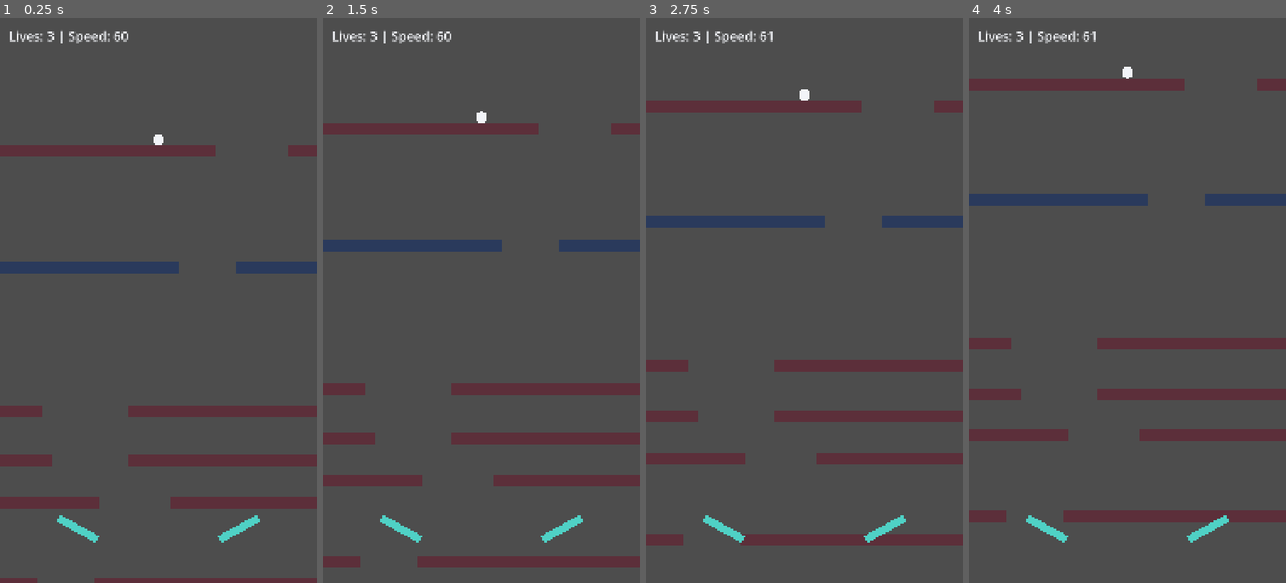
Above: before the commit, frames 1-4 (left to right).
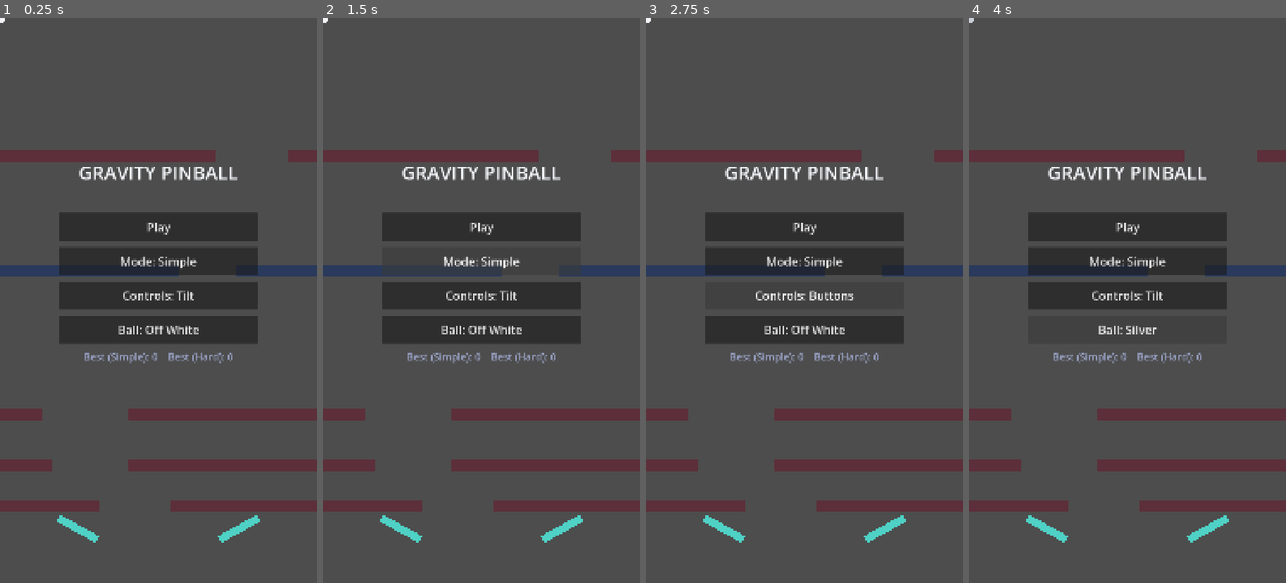
Above: after the commit, the same moments.

Repository: raeyyanhabib/GravityPinball
Game: Godot game, scene res://main.tscn
The game is run twice, just before and just after one commit, with the same random seed, the same clock (stepped at 60 frames per second) and the same inputs.
Inputs (mouse positions are in pixels of both pictures, inside the frame that each line leads up to):
- Up to frame 1 (0.25 s): no input
- Up to frame 2 (1.5 s): click (481, 260) at 0.5 s, where only the run after the commit has a clickable "Mode: Simple"; click (481, 260) at 1.25 s, where only the run after the commit has a clickable "Mode: Hard"
- Up to frame 3 (2.75 s): click (804, 294) at 2 s, where only the run after the commit has a clickable "Controls: Tilt"
- Up to frame 4 (4 s): click (1127, 294) at 2.75 s, where only the run after the commit has a clickable "Controls: Buttons"; click (1127, 328) at 3.5 s, where only the run after the commit has a clickable "Ball: Off White"

The runs differ from the first frame. In frame 1, 19% of the frame differs, in the area x 0-100%, y 0-100%; in frame 2, 28%, in the area x 0-100%, y 0-98%; in frame 3, 23%; in frame 4, 27%.

Commit message:
M5: added the menu

Diff:
--- a/ball.gd
+++ b/ball.gd
@@ -1,17 +1,26 @@
 class_name Ball
 extends RigidBody2D
 
-const RADIUS := 20.0            # ball size in pixels
-const MAX_SPEED := 900.0        # speed cap so fast bounces stay controllable
-const TILT_FORCE := 600.0       # how hard tilt pushes the ball sideways
+const RADIUS := 20.0
+const MAX_SPEED := 900.0
+const TILT_FORCE := 600.0
 
-var tilt := 0.0                 # -1 (full left) to 1 (full right), set by main.gd
-var attached := false           # true while the ball is pinned to a bar
+# Ball colors. Black gets a light outline so it stays visible on navy.
+const COLORS := {
+	"off_white": Color("#f2f4f8"),
+	"silver": Color("#c9ced8"),
+	"black": Color("#0b0b0f"),
+	"white": Color("#ffffff"),
+}
+
+var tilt := 0.0
+var attached := false           # true while pinned to a bar
+var style := "off_white"        # set from the menu
 
 func _ready() -> void:
-	gravity_scale = 0.3         # baseline fallback gravity scale
-	lock_rotation = true        # ball doesn't spin
-	contact_monitor = true      # lets the ball report what it touches
+	gravity_scale = 0.3
+	lock_rotation = true
+	contact_monitor = true
 	max_contacts_reported = 8
 	var shape := CircleShape2D.new()
 	shape.radius = RADIUS
@@ -25,20 +34,30 @@
 
 func _physics_process(_delta: float) -> void:
 	if attached:
-		return
+		return                  # main.gd moves the ball while pinned
 	apply_central_force(Vector2(tilt * TILT_FORCE, 0.0))
 	if linear_velocity.length() > MAX_SPEED:
 		linear_velocity = linear_velocity.limit_length(MAX_SPEED)
 
+# Freeze the ball so a bar can carry it
 func attach() -> void:
 	attached = true
 	freeze = true
 	freeze_mode = RigidBody2D.FREEZE_MODE_KINEMATIC
 
+# Unfreeze and give the ball a starting velocity
 func release(kick: Vector2) -> void:
 	attached = false
 	freeze = false
 	linear_velocity = kick
 
+# Change the ball color from the menu
+func set_style(new_style: String) -> void:
+	style = new_style
+	queue_redraw()
+
 func _draw() -> void:
-	draw_circle(Vector2.ZERO, RADIUS, Color("#f2f4f8"))
+	var c: Color = COLORS.get(style, COLORS["off_white"])
+	draw_circle(Vector2.ZERO, RADIUS, c)
+	if style == "black":
+		draw_arc(Vector2.ZERO, RADIUS - 1.0, 0.0, TAU, 32, COLORS["silver"], 2.0)
--- a/main.gd
+++ b/main.gd
@@ -10,8 +10,6 @@
 const FLIPPER_Y := 1700.0
 const BALL_START := Vector2(540, 400)
 const DEFAULT_GRAVITY := 0.3
-
-# Bar colors per gravity zone: teal = floaty, slate = normal, red = heavy
 const ZONE_COLORS := {0.15: "#2f5d62", 0.3: "#2a3a5c", 0.5: "#5c2f3a"}
 
 # ---- Speed tuning ----
@@ -23,6 +21,9 @@
 const TILT_DEAD := 0.6
 const TILT_FULL := 4.0
 const TILT_SMOOTH := 0.15
+# On-screen steer buttons, used in Buttons mode
+const STEER_LEFT_RECT := Rect2(0, 1440, 300, 200)
+const STEER_RIGHT_RECT := Rect2(780, 1440, 300, 200)
 
 # ---- Collision layers ----
 const LAYER_WORLD := 1
@@ -40,12 +41,16 @@
 const GRACE_TIME := 1.2
 const LIFE_COOLDOWN := 1.0
 
+const BALL_STYLES := ["off_white", "silver", "black", "white"]
+
+# ---- Saved settings (loaded in _ready) ----
+var settings: Dictionary = {}
+
 # ---- Game state ----
-var hard_mode := false
+var state := "menu"             # "menu", "play", or "paused"
 var lives := 3
-var game_over := false
 var time_played := 0.0
-var obstacles_passed := 0
+var obstacles_passed := 0       # also the score
 var current_scroll_speed := BASE_SPEED
 
 # ---- Runtime ----
@@ -54,7 +59,7 @@
 var left_flipper: Flipper
 var right_flipper: Flipper
 var tilt_smoothed := 0.0
-var touches := {}
+var touches := {}               # finger index -> position (-1 = mouse)
 var left_down := false
 var right_down := false
 var wedge_timer := 0.0
@@ -62,9 +67,18 @@
 var break_timer := 0.0
 var life_cooldown := 0.0
 var hud: Label
+var menu_layer: CanvasLayer
+var title_label: Label
+var status_label: Label
+var best_label: Label
+var play_btn: Button
+var mode_btn: Button
+var controls_btn: Button
+var ball_btn: Button
 
 func _ready() -> void:
 	randomize()
+	settings = SettingsStore.load_settings()
 	_make_walls()
 
 	# Fill the screen, starting one chunk above the top
@@ -74,6 +88,8 @@
 	ball = Ball.new()
 	ball.collision_mask = LAYER_WORLD | LAYER_BARS
 	add_child(ball)
+	ball.set_style(settings.ball)
+	ball.attach()               # frozen while the menu is open
 
 	left_flipper = Flipper.new()
 	left_flipper.is_left = true
@@ -91,15 +107,17 @@
 	hud.add_theme_color_override("font_color", Color("#f2f4f8"))
 	add_child(hud)
 
-	_restart()
-
-# Touch, click, and key input
+	_build_menu()
+	_show_menu("")
+
+# Touch, click, key, and pause input
 func _input(event: InputEvent) -> void:
-	# After game over, R or a tap restarts
-	if game_over and event.is_pressed():
-		if (event is InputEventKey and event.keycode == KEY_R) \
-				or event is InputEventScreenTouch or event is InputEventMouseButton:
-			_restart()
+	# P pauses and resumes during play
+	if event is InputEventKey and event.pressed and not event.echo and event.keycode == KEY_P:
+		if state == "play":
+			state = "paused"
+		elif state == "paused":
+			state = "play"
 		return
 
 	# Track each finger, and the mouse as index -1
@@ -118,9 +136,9 @@
 	elif event is InputEventMouseMotion and touches.has(-1):
 		touches[-1] = event.position
 
-# Main loop, runs 60 times per second
+# Main loop, 60 times per second
 func _physics_process(delta: float) -> void:
-	if game_over:
+	if state != "play":
 		_update_hud()
 		return
 
@@ -142,33 +160,61 @@
 		if ball.position.y <= Ball.RADIUS:
 			_lose_life()
 
+	queue_redraw()              # redraws the steer buttons
 	_update_hud()
 
-# Phone tilt, or A and D on the laptop
+func _draw() -> void:
+	# Faint steer buttons, only in Buttons mode during play
+	if state != "play" or settings.controls != "buttons":
+		return
+	draw_rect(STEER_LEFT_RECT, Color(1, 1, 1, 0.08))
+	draw_rect(STEER_RIGHT_RECT, Color(1, 1, 1, 0.08))
+
+# Steering: phone tilt, or on-screen buttons. A and D work on the laptop.
 func _read_tilt() -> void:
-	var raw := Input.get_gravity().x
-	if abs(raw) < TILT_DEAD:
-		raw = 0.0
 	var key := 0.0
 	if Input.is_physical_key_pressed(KEY_A):
 		key -= 1.0
 	if Input.is_physical_key_pressed(KEY_D):
 		key += 1.0
-	var target_tilt := clampf(raw / TILT_FULL + key, -1.0, 1.0)
-	tilt_smoothed = lerpf(tilt_smoothed, target_tilt, TILT_SMOOTH)
+
+	var source := 0.0
+	if settings.controls == "buttons":
+		var right_held := 1.0 if _held_in(STEER_RIGHT_RECT) else 0.0
+		var left_held := 1.0 if _held_in(STEER_LEFT_RECT) else 0.0
+		source = right_held - left_held
+	else:
+		var raw := Input.get_gravity().x
+		if abs(raw) < TILT_DEAD:
+			raw = 0.0
+		source = raw / TILT_FULL
+
+	var target := clampf(source + key, -1.0, 1.0)
+	tilt_smoothed = lerpf(tilt_smoothed, target, TILT_SMOOTH)
 	ball.tilt = tilt_smoothed
 
-# Z and / on the laptop, screen halves on touch
+# Flippers: Z and / on the laptop, screen halves on touch.
+# In Buttons mode, touches on the steer buttons don't flip.
 func _read_flippers() -> void:
 	left_down = Input.is_physical_key_pressed(KEY_Z)
 	right_down = Input.is_physical_key_pressed(KEY_SLASH)
 	for pos in touches.values():
+		if settings.controls == "buttons":
+			if STEER_LEFT_RECT.has_point(pos) or STEER_RIGHT_RECT.has_point(pos):
+				continue
 		if pos.x < W / 2.0:
 			left_down = true
 		else:
 			right_down = true
 	left_flipper.pressed = left_down
 	right_flipper.pressed = right_down
+
+# True if any finger or the mouse is inside the rect
+func _held_in(rect: Rect2) -> bool:
+	for pos in touches.values():
+		if rect.has_point(pos):
+			return true
+	return false
 
 # Decide whether the ball is stuck against a bar
 func _check_wedge(delta: float) -> void:
@@ -214,21 +260,110 @@
 	grace_timer = GRACE_TIME
 	break_timer = 0.0
 
-# Lose a life, then respawn or end the game
+# Lose a life, then respawn, or end the run on the last one
 func _lose_life() -> void:
 	if not PinballLogic.can_lose_life(life_cooldown):
 		return
 	life_cooldown = LIFE_COOLDOWN
 	lives -= 1
 	if lives <= 0:
-		game_over = true
-		ball.release(Vector2.ZERO)
+		_end_run()
 		return
 	_respawn_ball()
 
+# Save the best score for this mode and return to the menu
+func _end_run() -> void:
+	var mode: String = settings.mode
+	if obstacles_passed > int(settings.best[mode]):
+		settings.best[mode] = obstacles_passed
+	SettingsStore.save_settings(settings)
+	ball.attach()               # freeze the ball behind the menu
+	_show_menu("GAME OVER\nScore: %d" % obstacles_passed)
+
+# Show the menu, with an optional message at the top
+func _show_menu(message: String) -> void:
+	state = "menu"
+	menu_layer.visible = true
+	status_label.text = message
+	_refresh_menu()
+
+func _on_play() -> void:
+	menu_layer.visible = false
+	state = "play"
+	_restart()
+
+func _on_mode() -> void:
+	settings.mode = "hard" if settings.mode == "simple" else "simple"
+	_save_and_refresh()
+
+func _on_controls() -> void:
+	settings.controls = "buttons" if settings.controls == "tilt" else "tilt"
+	_save_and_refresh()
+
+func _on_ball() -> void:
+	var i := BALL_STYLES.find(settings.ball)
+	settings.ball = BALL_STYLES[(i + 1) % BALL_STYLES.size()]
+	ball.set_style(settings.ball)
+	_save_and_refresh()
+
+func _save_and_refresh() -> void:
+	SettingsStore.save_settings(settings)
+	_refresh_menu()
+
+func _refresh_menu() -> void:
+	mode_btn.text = "Mode: %s" % String(settings.mode).capitalize()
+	controls_btn.text = "Controls: %s" % ("Tilt" if settings.controls == "tilt" else "Buttons")
+	ball_btn.text = "Ball: %s" % String(settings.ball).replace("_", " ").capitalize()
+	best_label.text = "Best (Simple): %d    Best (Hard): %d" % [
+		int(settings.best.simple), int(settings.best.hard)]
+
+# Build the menu UI once, then show or hide it
+func _build_menu() -> void:
+	menu_layer = CanvasLayer.new()
+	add_child(menu_layer)
+
+	var box := VBoxContainer.new()
+	box.position = Vector2(200, 480)
+	box.custom_minimum_size = Vector2(680, 0)
+	box.add_theme_constant_override("separation", 20)
+	menu_layer.add_child(box)
+
+	title_label = Label.new()
+	title_label.text = "GRAVITY PINBALL"
+	title_label.add_theme_font_size_override("font_size", 64)
+	title_label.add_theme_color_override("font_color", Color("#f2f4f8"))
+	title_label.horizontal_alignment = HORIZONTAL_ALIGNMENT_CENTER
+	box.add_child(title_label)
+
+	status_label = Label.new()
+	status_label.add_theme_font_size_override("font_size", 40)
+	status_label.add_theme_color_override("font_color", Color("#f6ad55"))
+	status_label.horizontal_alignment = HORIZONTAL_ALIGNMENT_CENTER
+	box.add_child(status_label)
+
+	play_btn = _make_button(box, "Play", _on_play)
+	mode_btn = _make_button(box, "", _on_mode)
+	controls_btn = _make_button(box, "", _on_controls)
+	ball_btn = _make_button(box, "", _on_ball)
+
+	best_label = Label.new()
+	best_label.add_theme_font_size_override("font_size", 34)
+	best_label.add_theme_color_override("font_color", Color("#9aa3c7"))
+	best_label.horizontal_alignment = HORIZONTAL_ALIGNMENT_CENTER
+	box.add_child(best_label)
+
+func _make_button(parent: Control, text: String, callback: Callable) -> Button:
+	var b := Button.new()
+	b.text = text
+	b.custom_minimum_size = Vector2(680, 96)
+	b.add_theme_font_size_override("font_size", 40)
+	b.pressed.connect(callback)
+	parent.add_child(b)
+	return b
+
+# Start a fresh run with the chosen mode
 func _restart() -> void:
-	lives = 1 if hard_mode else 3
-	game_over = false
+	lives = 1 if settings.mode == "hard" else 3
 	life_cooldown = 0.0
 	time_played = 0.0
 	obstacles_passed = 0
@@ -276,10 +411,14 @@
 	return PinballLogic.gravity_at(ball.position.y, zones, CHUNK_H, DEFAULT_GRAVITY)
 
 func _update_hud() -> void:
-	if game_over:
-		hud.text = "GAME OVER\nTap or press R to restart"
-		return
-	var text := "Lives: %d | Speed: %d" % [lives, int(current_scroll_speed)]
+	if state == "menu":
+		hud.text = ""
+		return
+	if state == "paused":
+		hud.text = "PAUSED (press P to resume)"
+		return
+	var text := "Lives: %d | Speed: %d | Score: %d" % [
+		lives, int(current_scroll_speed), obstacles_passed]
 	if ball.attached:
 		var window := PinballLogic.escape_window(ball.position.y, current_scroll_speed)
 		text += "\nESCAPE: %.1fs" % window
--- /dev/null
+++ b/settings_store.gd
@@ -0,0 +1,26 @@
+extends RefCounted
+class_name SettingsStore
+
+# Saved to user://save.json on the device
+const PATH := "user://save.json"
+const DEFAULTS := {
+	"mode": "simple",
+	"controls": "tilt",
+	"ball": "off_white",
+	"best": {"simple": 0, "hard": 0},
+}
+
+# Load saved settings, falling back to defaults for anything missing
+static func load_settings() -> Dictionary:
+	var result := DEFAULTS.duplicate(true)
+	if not FileAccess.file_exists(PATH):
+		return result
+	var file := FileAccess.open(PATH, FileAccess.READ)
+	var parsed = JSON.parse_string(file.get_as_text())
+	if parsed is Dictionary:
+		result.merge(parsed, true)
+	return result
+
+static func save_settings(data: Dictionary) -> void:
+	var file := FileAccess.open(PATH, FileAccess.WRITE)
+	file.store_string(JSON.stringify(data))
Not shown, added: settings_store.gd.uid
